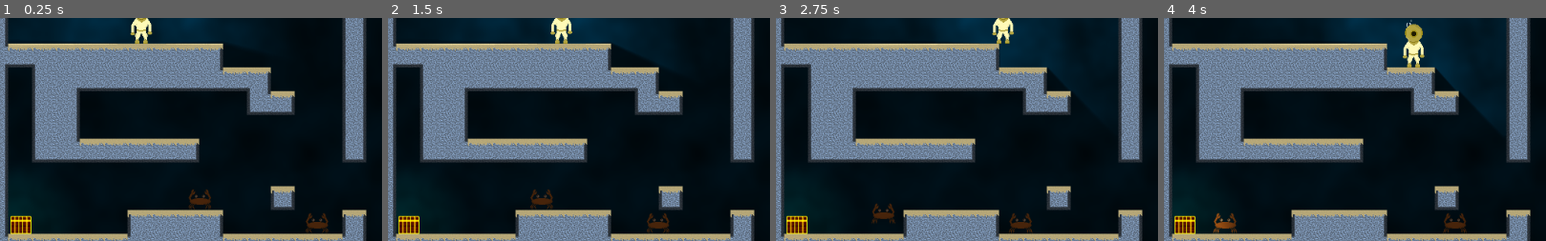
Above: before the commit, frames 1-4 (left to right).
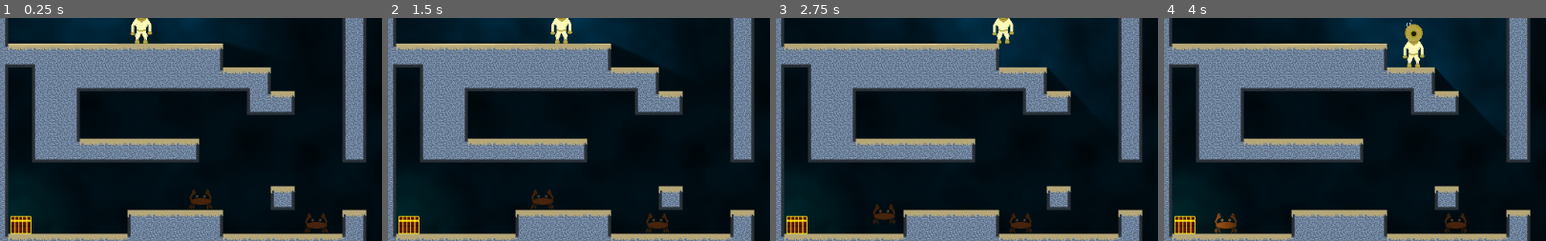
Above: after the commit, the same moments.

Repository: bengosney/diver
Game: Godot game, scene res://Main.tscn
Two runs of this game, one before a commit and one after it. Both use one fixed random seed, a clock stepped at 60 frames per second and the inputs below.
Inputs:
- Up to frame 1 (0.25 s): no input
- Up to frame 2 (1.5 s): hold Right (walk_right) 0.53-1.25 s; hold Down (buoyancy_dec) 0.53-1.25 s; click "Reset Air" at 1.25 s
- Up to frame 3 (2.75 s): hold Right (walk_right) from 2.03 s (still down); tap Up (buoyancy_inc) at 2.1 s
- Up to frame 4 (4 s): release Right (walk_right) at 2.78 s; hold Left (walk_left) 2.78-3.53 s; hold Down (buoyancy_dec) 2.78-3.53 s; hold Right (walk_right) from 3.53 s (still down); tap Up (buoyancy_inc) at 3.6 s
The pictures show only the part of the screen within x 1-51%, y 26-76%; the shares and areas given below are measured in that part.

The runs differ from the first frame. In frame 1, 0.2% of the frame differs, in the area x 49-86%, y 76-97%; in frame 2, 0.2%; in frame 3, 0.1%; in frame 4, 0.3%, in the area x 12-80%, y 87-97%.

Commit message:
Scale the sprite not the crab

Diff:
--- a/Crab/Crab.tscn
+++ b/Crab/Crab.tscn
@@ -13,33 +13,34 @@
 } ]
 
 [sub_resource type="CapsuleShape2D" id=2]
-radius = 15.9999
-height = 32.0001
+radius = 7.99997
+height = 14.0001
 
 [sub_resource type="CapsuleShape2D" id=3]
-radius = 6.0
-height = 14.0
+radius = 2.86858
+height = 8.28718
 
 [node name="Crab" type="KinematicBody2D" groups=["enemies"]]
 modulate = Color( 0.286275, 0.286275, 0.286275, 1 )
-scale = Vector2( 0.5, 0.5 )
 script = ExtResource( 2 )
 
 [node name="AnimatedSprite" type="AnimatedSprite" parent="."]
+scale = Vector2( 0.5, 0.5 )
 frames = SubResource( 1 )
+frame = 1
 playing = true
 
 [node name="Body" type="CollisionShape2D" parent="."]
-position = Vector2( 0, 11 )
+position = Vector2( 0, 6 )
 rotation = 1.5708
 shape = SubResource( 2 )
 
 [node name="Arm1" type="CollisionShape2D" parent="."]
-position = Vector2( -21, -15 )
+position = Vector2( -11, -7 )
 rotation = 0.546288
 shape = SubResource( 3 )
 
 [node name="Arm2" type="CollisionShape2D" parent="."]
-position = Vector2( 22, -15 )
+position = Vector2( 11, -7 )
 rotation = -0.656244
 shape = SubResource( 3 )
